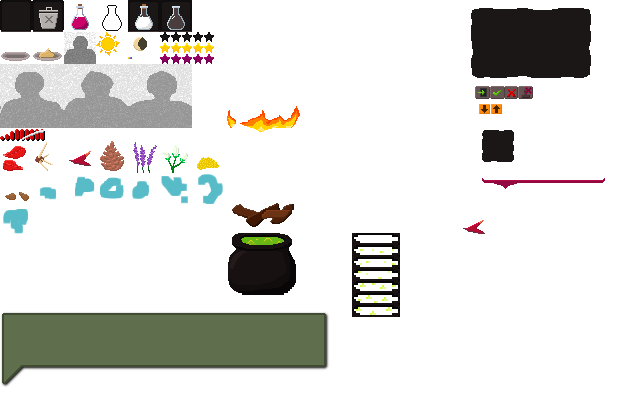
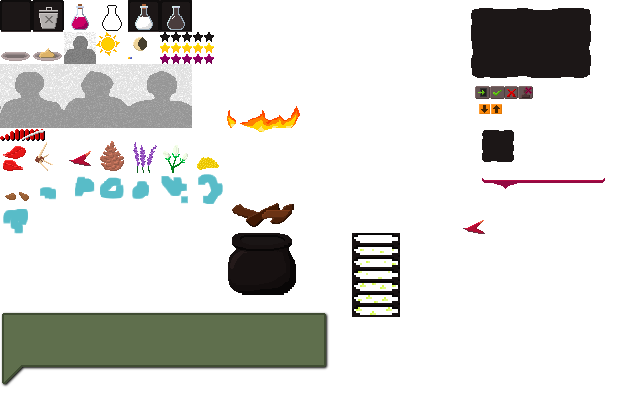
Two versions of the same layered image (640 × 400). Layer-by-layer changes:
"Layer #10": blend grain merge → normal, painted on it over [241, 237, 284, 245]
